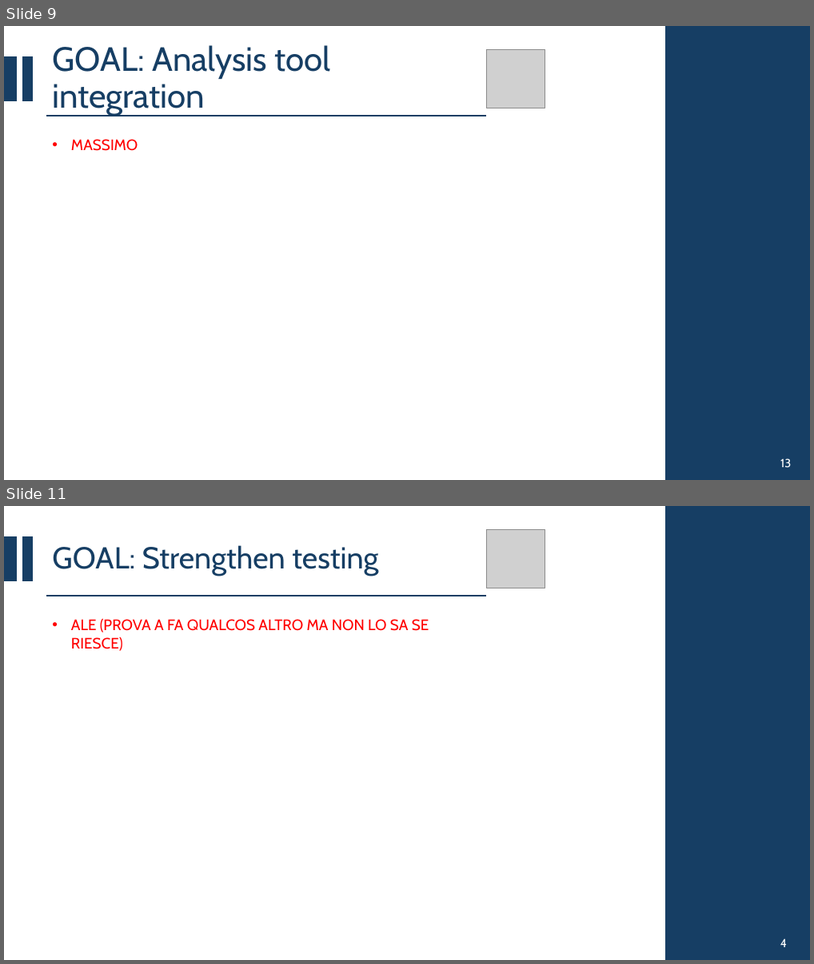
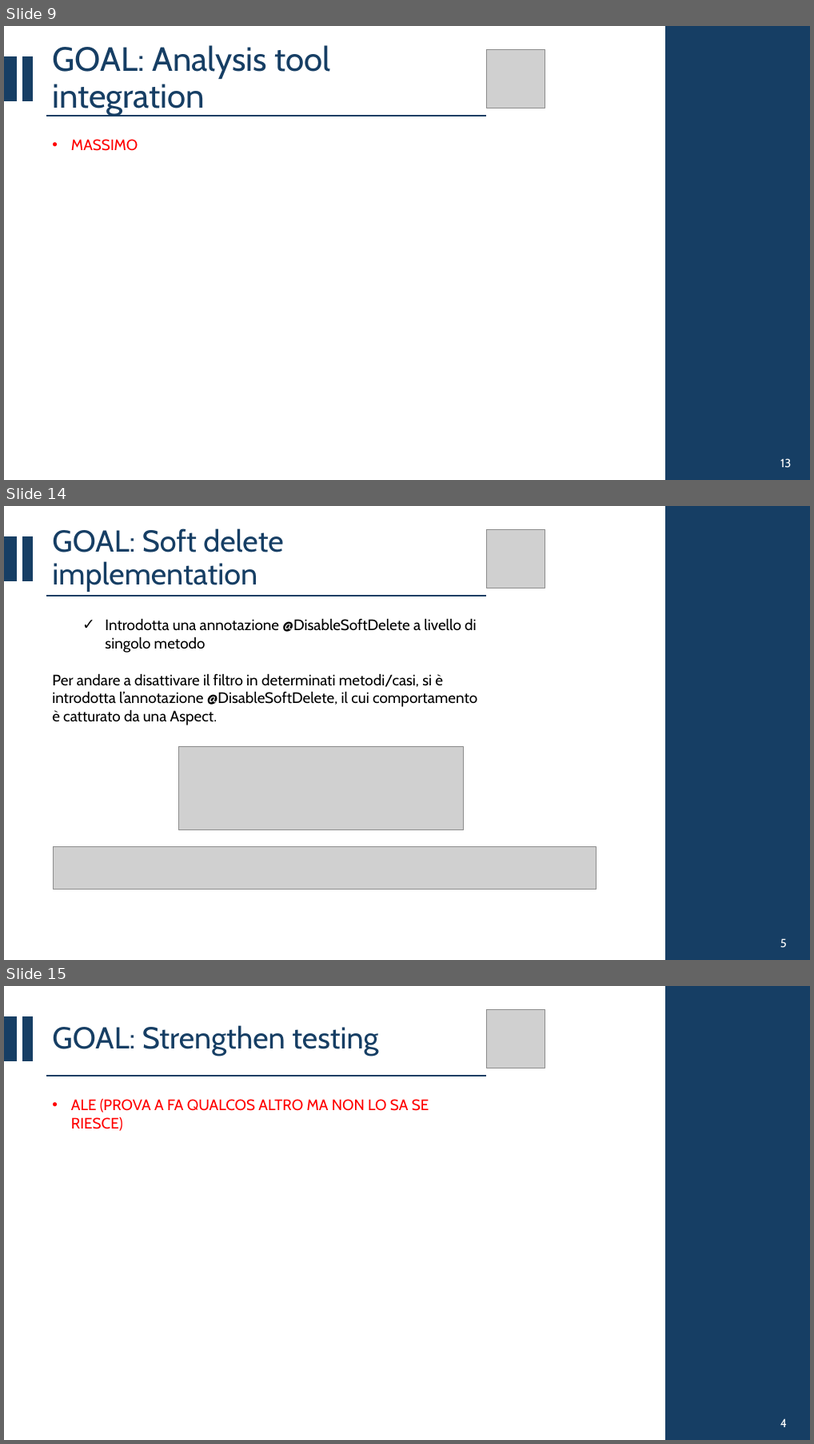
Before and after one commit to CSW-Teams/MS3-docs, a slide deck: ShiftsHappen/Sprint 3/CSW Sprint 3.pptx. Shown one above the other, each under a label of ours: slides 9 and 11 before the commit, slides 9, 14 and 15 after it; the slides between them are not shown. The pictures are 814x964 and 814x1444 pixels, drawn with LibreOffice and Linux fonts; fonts in the diff are those of the drawing; grey boxes stand for pictures. Boxes give left, top, right and bottom in pixels: in the first picture for what was removed or moved away, otherwise in the second. Text is boxed around its words. In the diff, an @@ line names an element or a change of style, - is before the commit and + after.

Commit message:
Shifts Happen - Slided Sprint 3 Ralisin SoftDelete

```diff
--- a/ShiftsHappen/Sprint 3/CSW Sprint 3.pptx
+++ b/ShiftsHappen/Sprint 3/CSW Sprint 3.pptx
@@ slide 14 added at (4, 506, 810, 960), background #FFFFFF @@
@@ title added at (52, 528, 283, 592), 36 pt, text #163E64 @@
+GOAL: Soft delete implementation
@@ picture added at (486, 529, 546, 588) @@
@@ rectangle added at (666, 506, 810, 960), fill #163E64, outline #163E64 1.5 pt @@
@@ rectangle added at (4, 537, 17, 580), fill #163E64, outline #163E64 1.5 pt @@
@@ rectangle added at (23, 537, 33, 580), fill #163E64, outline #163E64 1.5 pt @@
@@ line added from (46, 596) to (486, 596), #163E64 1.5 pt @@
@@ text added at (52, 618, 478, 725), 18 pt, text #000000 @@
+  ✓ Introdotta una annotazione @DisableSoftDelete a livello di singolo metodo
+Per andare a disattivare il filtro in determinati metodi/casi, si è introdotta l’annotazione @DisableSoftDelete, il cui comportamento è catturato da una Aspect.
@@ picture added at (179, 746, 464, 830) @@
@@ picture added at (53, 847, 596, 889) @@
@@ text added at (781, 938, 787, 947), 14 pt, text #FFFFFF @@
+5
@@ what was slide 11 is now slide 15 @@
```
Also in this commit, not shown: 1 slide changed, 3 other slides added.
